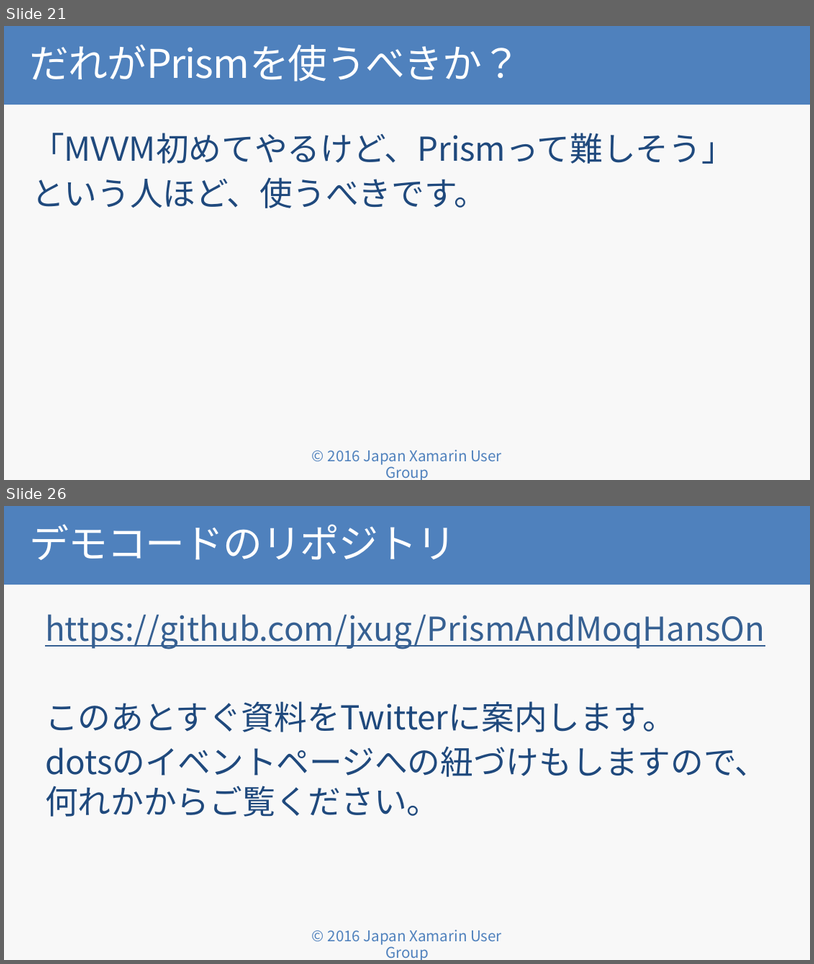
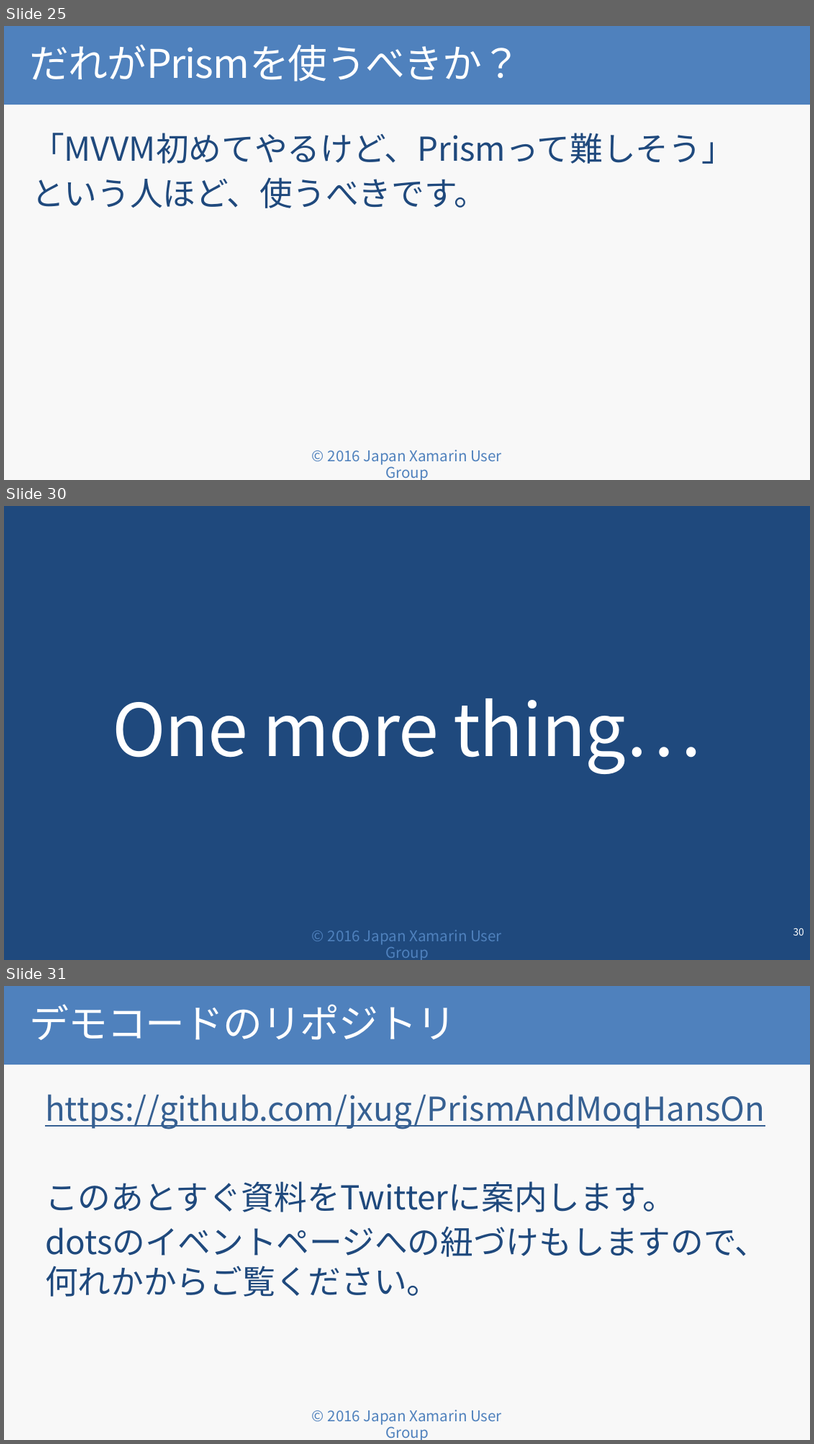
Before and after one commit to jxug/PrismAndMoqHansOn, a slide deck: docs/Why Prism for Xamarin.Forms.pptx. Shown one above the other, each under a label of ours: slides 21 and 26 before the commit, slides 25, 30 and 31 after it; the slides between them are not shown. The pictures are 814x964 and 814x1444 pixels, drawn with LibreOffice and Linux fonts; fonts in the diff are those of the drawing; background and template pictures are left out. Boxes give left, top, right and bottom in pixels: in the first picture for what was removed or moved away, otherwise in the second. Text is boxed around its words. In the diff, an @@ line names an element or a change of style, - is before the commit and + after.

```diff
--- a/docs/Why Prism for Xamarin.Forms.pptx
+++ b/docs/Why Prism for Xamarin.Forms.pptx
@@ slide 30 added at box(4, 506, 810, 960), background #1F497D; not listed: 1 template element that a slide beside it also shows @@
@@ title added at box(112, 698, 702, 774), 88 pt, text #FFFFFF @@
+One more thing…
@@ page number added at box(794, 928, 805, 935), 12 pt, text #FFFFFF @@
+30
@@ what was slide 21 is now slide 25 @@
@@ what was slide 26 is now slide 31 @@
```
Also in this commit, not shown: 2 slides changed, 6 other slides added, 2 slides removed.
